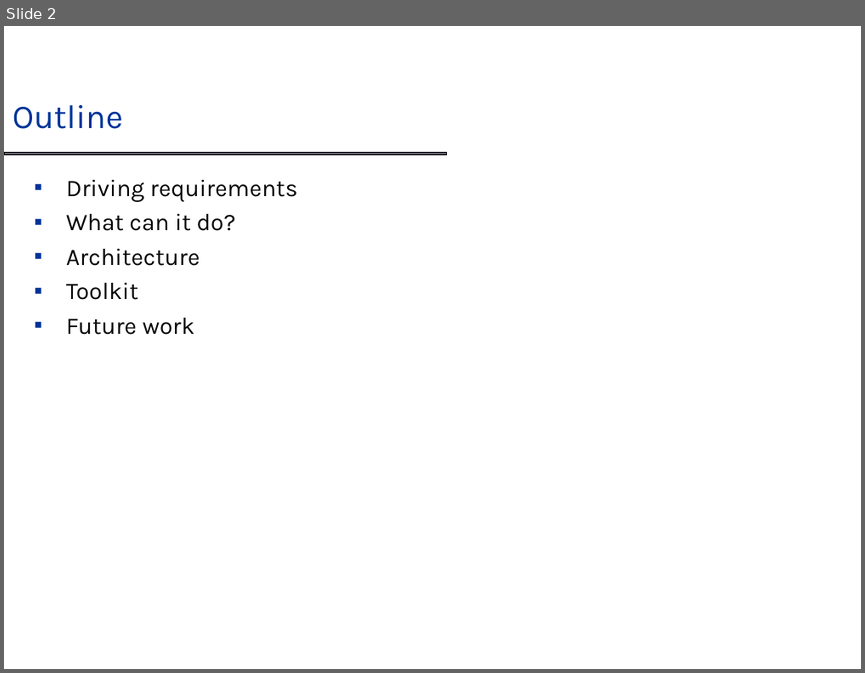
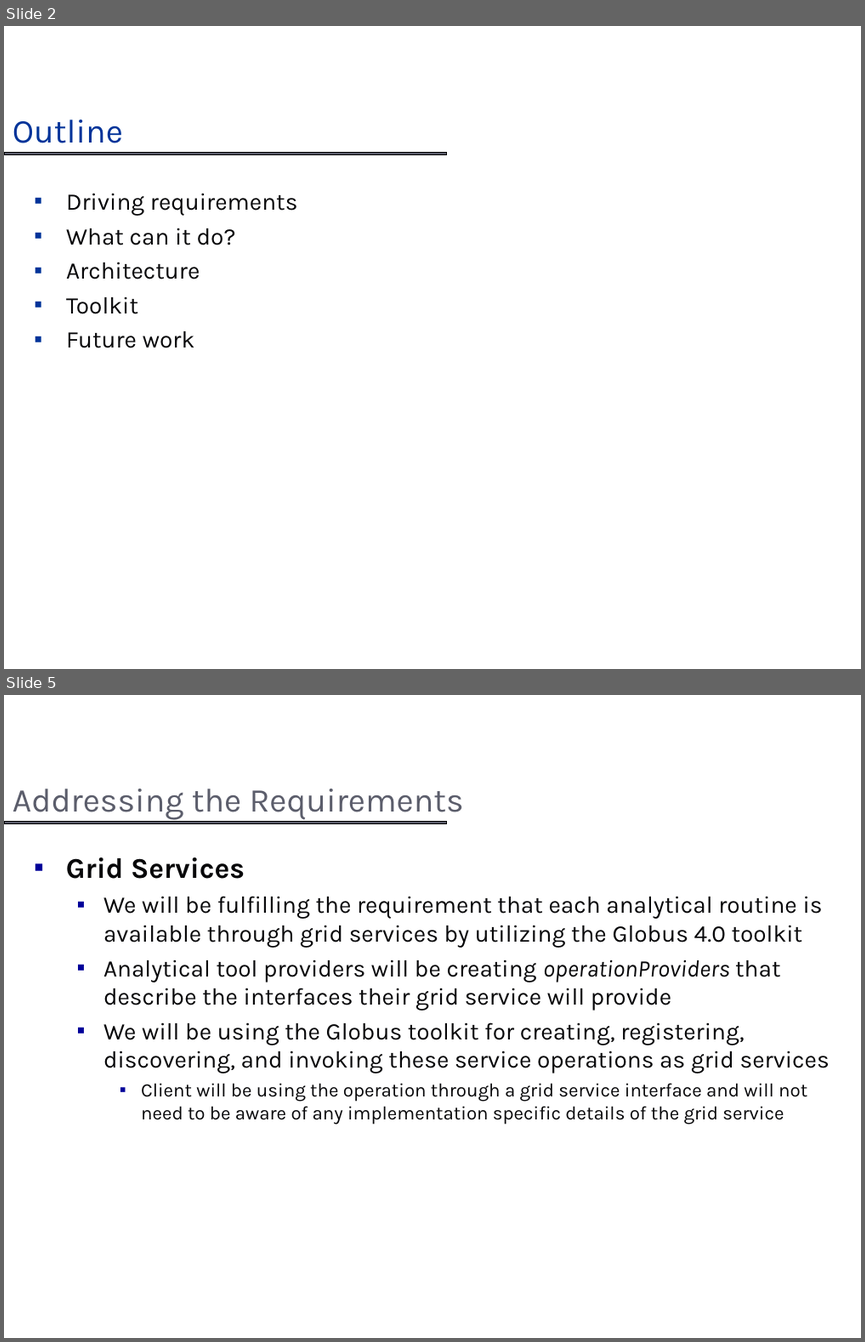
Before and after one commit to NCIP/cagrid-portal, a slide deck: cagrid-1-0/Documentation/presentations/introduce/Introduce_DIALOGUE2.ppt. Shown one above the other, each under a label of ours: slide 2 before the commit, slides 2 and 5 after it; the slides between them are not shown. The pictures are 865x673 and 865x1342 pixels, drawn with LibreOffice and Linux fonts; fonts in the diff are those of the drawing; background and template pictures are left out. Boxes give left, top, right and bottom in pixels: in the first picture for what was removed or moved away, otherwise in the second. Text is boxed around its words. In the diff, an @@ line names an element or a change of style, - is before the commit and + after.

```diff
--- a/cagrid-1-0/Documentation/presentations/introduce/Introduce_DIALOGUE2.ppt
+++ b/cagrid-1-0/Documentation/presentations/introduce/Introduce_DIALOGUE2.ppt
@@ slide 5 added at (x1=4, y1=695, x2=861, y2=1338), background #FFFFFF; not listed: 1 template element that a slide beside it also shows @@
@@ title added at (x1=12, y1=789, x2=464, y2=820), 28 pt, text #5B5D6B @@
+Addressing the Requirements
@@ text added at (x1=66, y1=857, x2=829, y2=1124), 20 pt, text #070709 @@
+▪ Grid Services
+  ▪ We will be fulfilling the requirement that each analytical routine is available through grid services by utilizing the Globus 4.0 toolkit
+  ▪ Analytical tool providers will be creating operationProviders that describe the interfaces their grid service will provide
+  ▪ We will be using the Globus toolkit for creating, registering, discovering, and invoking these service operations as grid services
+    ▪ Client will be using the operation through a grid service interface and will not need to be aware of any implementation specific details of the grid service
@@ slide 2 changed as well @@
@@ title "Outline" moved from (x1=12, y1=105, x2=123, y2=129) to (x1=12, y1=120, x2=123, y2=143) @@
@@ text "Driving requirements" moved from (x1=66, y1=179, x2=298, y2=335) to (x1=66, y1=193, x2=298, y2=348) @@
```
Also in this commit, not shown: 1 other slide changed, 34 other slides added.
